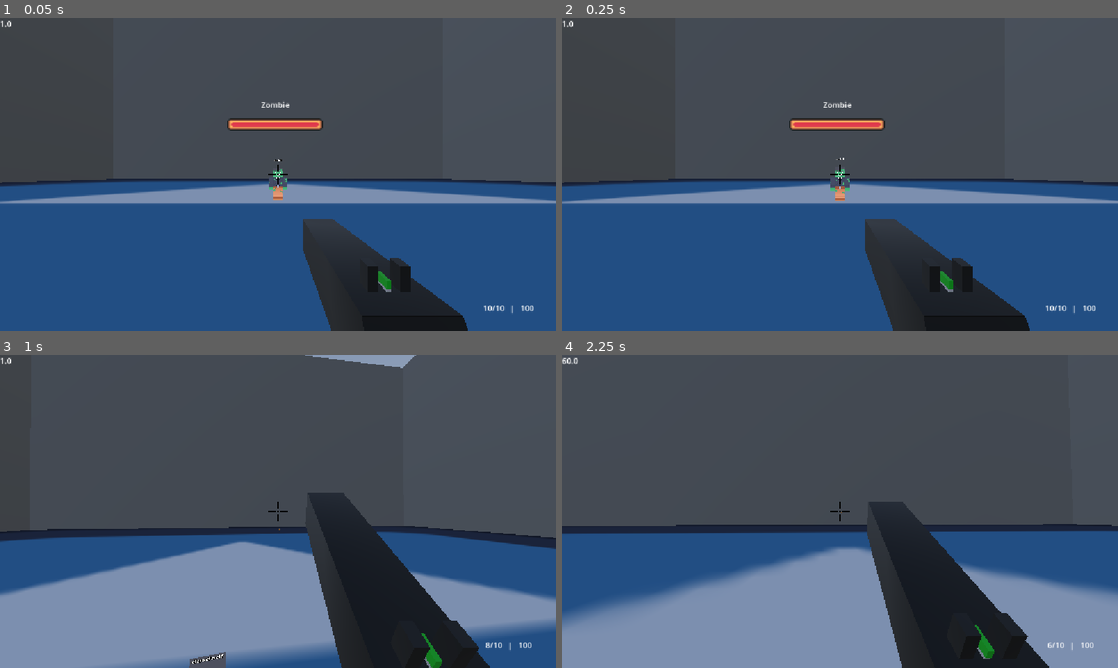
Above: before the commit, frames 1-4 (two rows, left to right).
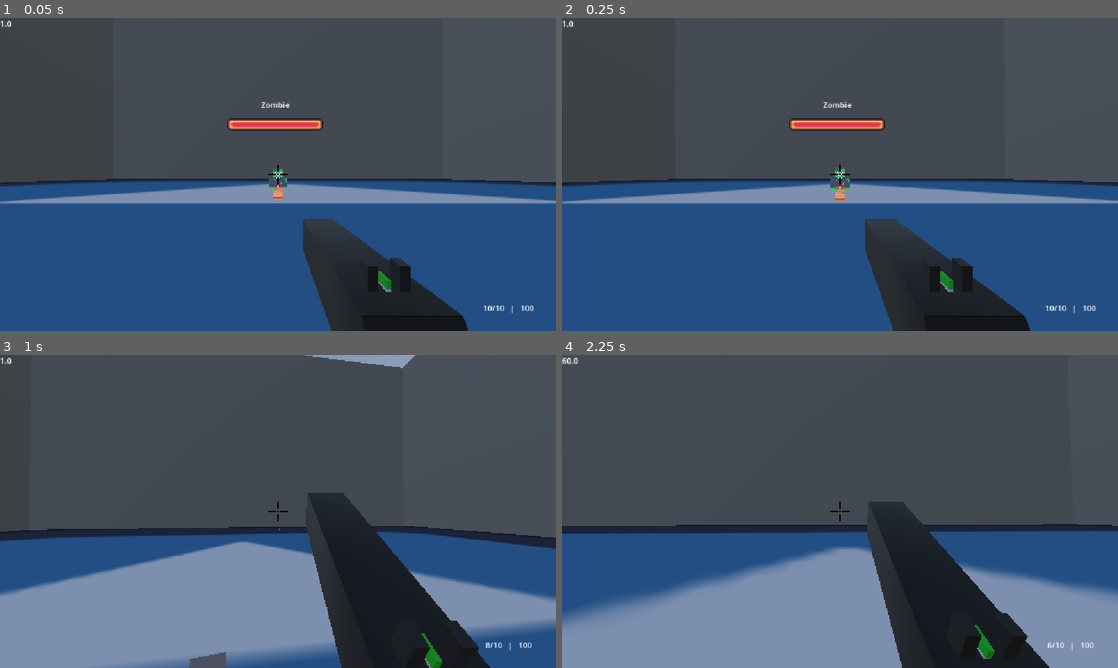
Above: after the commit, the same moments.

Repository: IgorMianowany/LooterShooterScooter
Game: Godot game, scene res://world.tscn
Two runs of this game, one before a commit and one after it. Both use one fixed random seed, a clock stepped at 60 frames per second and the inputs below. The engine's default icon, where the game draws it, is replaced by a stand-in: a white triangle on a blue panel in a dark square. A sky picture missing from this copy of the repository is replaced by a grey-blue gradient.
Inputs (mouse positions are in pixels of both pictures, inside the frame that each line leads up to):
- Up to frame 1 (0.05 s): no input
- Up to frame 2 (0.25 s): no input
- Up to frame 3 (1 s): tap Enter at 0.5 s; move the mouse to (305, 511) at 0.52 s; press the mouse at (305, 511) at 0.53 s; hold W (forward) from 0.53 s (still down); tap Space (jump) at 0.77 s
- Up to frame 4 (2.25 s): keep holding W (forward); move the mouse to (812, 511) at 1.27 s; release the mouse at (812, 511) at 1.28 s; tap Shift (sprint) at 1.35 s; tap Space (jump) at 1.52 s; move the mouse to (851, 505) at 2.02 s; press the mouse at (851, 505) at 2.03 s

The runs differ from the first frame. In frame 1, less than 0.1% of the frame differs, in the area x 49-51%, y 45-46%; in frame 2, less than 0.1%; in frame 3, less than 0.1%, in the area x 34-41%, y 95-99%; in frame 4, nothing differs.

Commit message:
clean up

Diff:
--- a/enemy.tscn
+++ b/enemy.tscn
@@ -36,7 +36,5 @@
 
 [node name="CollisionShape3D" type="CollisionShape3D" parent="."]
 
-[node name="Label3D" type="Label3D" parent="."]
-
 [connection signal="area_entered" from="PlayerDetectionRange" to="." method="_on_player_detection_range_area_entered"]
 [connection signal="area_exited" from="PlayerDetectionRange" to="." method="_on_player_detection_range_area_exited"]
--- a/zombie.tscn
+++ b/zombie.tscn
@@ -1932,8 +1932,4 @@
 transform = Transform3D(1, 0, 0, 0, 1, 0, 0, 0, 1, 0, 1.5307617, 0)
 shape = SubResource("CapsuleShape3D_eseir")
 
-[node name="Label3D" type="Label3D" parent="." index="9"]
-transform = Transform3D(1, 0, 0, 0, 1, 0, 0, 0, 1, 0, 3.3563554, 0)
-text = "dasdadf"
-
 [connection signal="area_entered" from="Hurtbox" to="Hurtbox" method="_on_area_entered"]
